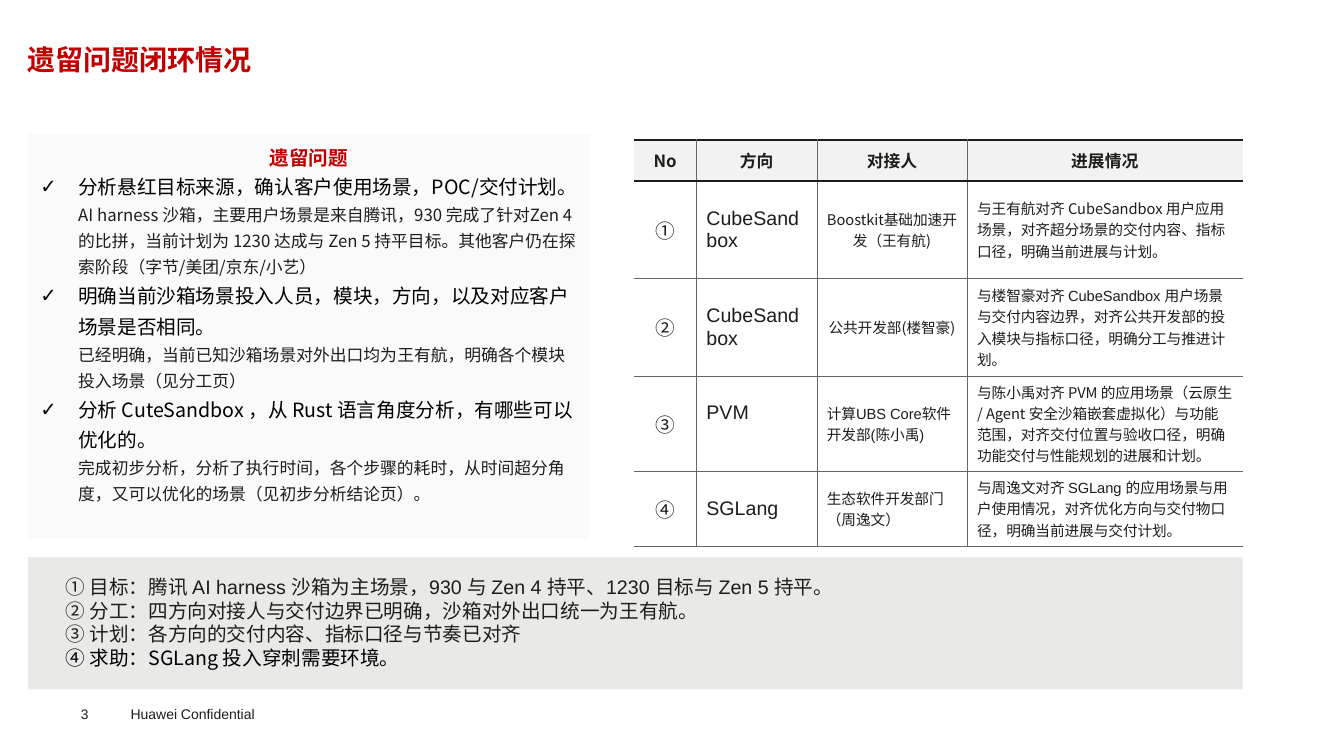
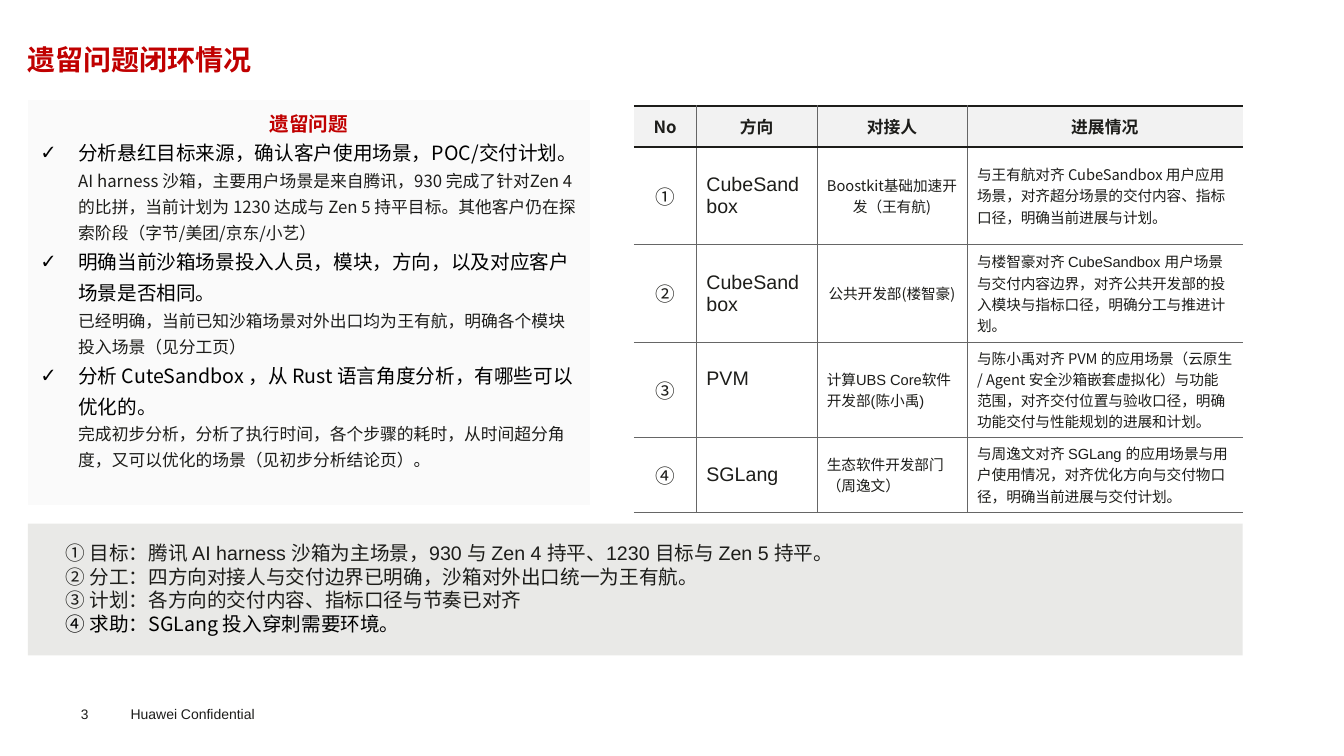
Before and after one commit to sui-zhiyuan/mindvault, a slide deck: slide 3 of slides/Rust_planning.pptx. Drawn at 1344x756 pixels with LibreOffice and Linux fonts; fonts in the diff are those of the drawing; background and template pictures are left out. Boxes give left, top, right and bottom in pixels: in the first picture for what was removed or moved away, otherwise in the second. Text is boxed around its words. In the diff, an @@ line names an element or a change of style, - is before the commit and + after.

```diff
--- a/slides/Rust_planning.pptx
+++ b/slides/Rust_planning.pptx
@@ 2 rectangles, 2 texts, 1 table: place and size @@
-2 rectangles, 2 texts, 1 table at (28,133,1243,689)
+2 rectangles, 2 texts, 1 table at (28,100,1243,655)
```
Also in this commit, not shown: 3 other slides changed, 1 slide added, 2 slides removed.
